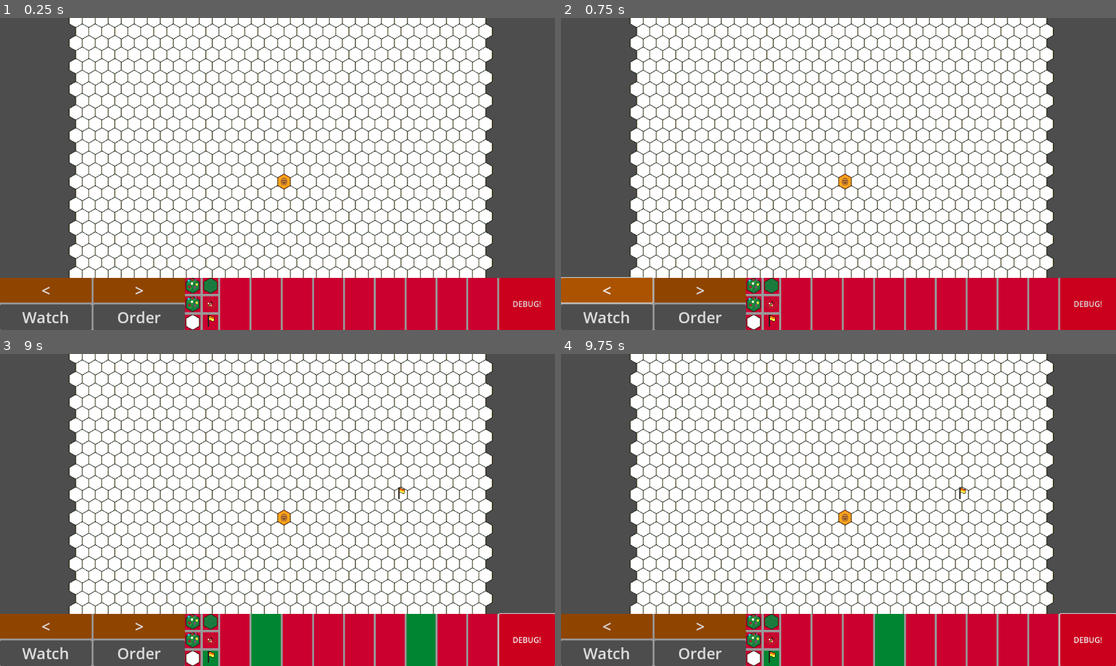
Above: before the commit, frames 1-4 (two rows, left to right).
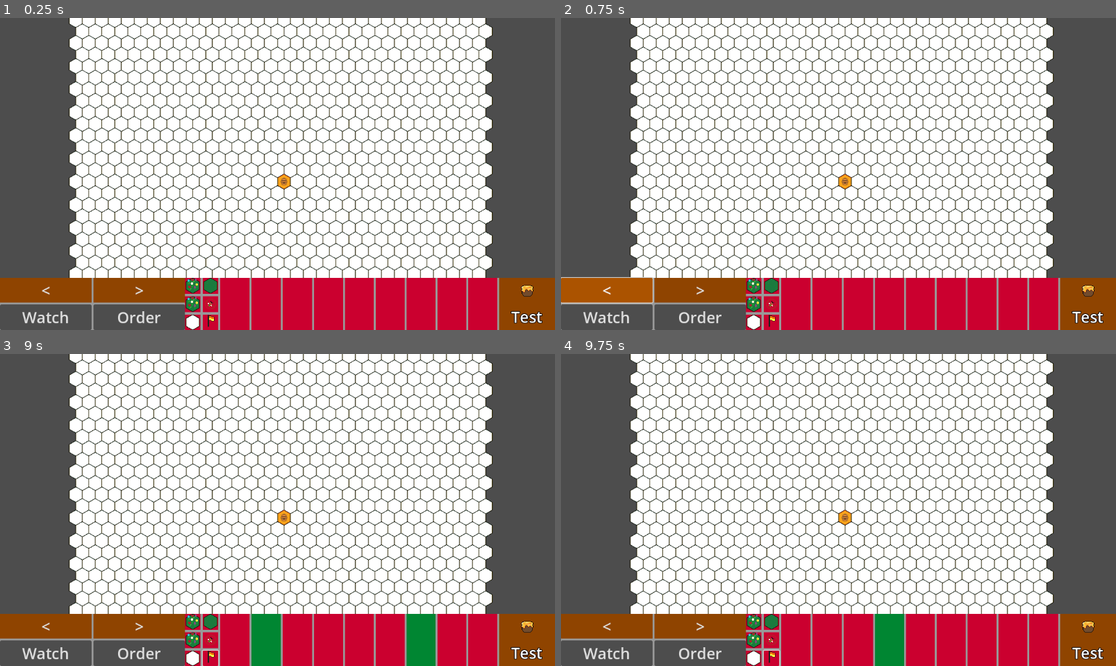
Above: after the commit, the same moments.

Repository: ARCsweden/GameJam2025Fall
Game: Godot game, scene res://Scenes/GameNode.tscn
The game is run twice, just before and just after one commit, with the same random seed, the same clock (stepped at 60 frames per second) and the same inputs.
Inputs (mouse positions are in pixels of both pictures, inside the frame that each line leads up to):
- Up to frame 1 (0.25 s): no input
- Up to frame 2 (0.75 s): click "<" at 0.5 s
- Up to frame 3 (9 s): click ">" at 1.25 s; click "Watch" at 2 s; click "Order" at 2.75 s; click (194, 622) at 3.5 s; click (210, 622) at 4.25 s; click (194, 641) at 5 s; click (210, 641) at 5.75 s; click (194, 659) at 6.5 s; click (210, 659) at 7.25 s; click (527, 641) at 8 s, where only the run before the commit has a clickable "DEBUG!"; tap Enter at 8.75 s; move the mouse to (399, 494) at 8.77 s; hold Right (right) from 8.78 s (still down); hold F (antenna) from 8.78 s (still down); click (399, 494) at 8.92 s
- Up to frame 4 (9.75 s): tap Space (flap) at 9.02, 9.32 s; move the mouse to (727, 525) at 9.52 s; release Right (right) at 9.53 s; release F (antenna) at 9.53 s; hold Down (down) from 9.53 s (still down); tap R (comb) at 9.6 s

The runs differ from the first frame. In frame 1, 1.7% of the frame differs, in the area x 89-100%, y 83-100%; in frame 2, 1.7%; in frame 3, 1.9%, in the area x 36-100%, y 42-100%; in frame 4, 1.9%.

Commit message:
Add honey

Diff:
--- a/dancing-queen/Scenes/user_interface.tscn
+++ b/dancing-queen/Scenes/user_interface.tscn
@@ -9,6 +9,7 @@
 [ext_resource type="Texture2D" uid="uid://d32jnsvpajsuy" path="res://Assets/Art/png/unexplored_tile.png" id="3_uf5wx"]
 [ext_resource type="Texture2D" uid="uid://26h73byjc5s" path="res://Assets/Art/png/grass_tile.png" id="5_1648f"]
 [ext_resource type="Texture2D" uid="uid://3y7p3nuo7wix" path="res://Assets/Art/png/flag_tile.png" id="7_xap2s"]
+[ext_resource type="Texture2D" uid="uid://c6h2tc1207wda" path="res://Assets/Art/png/honey.png" id="10_m3woj"]
 
 [sub_resource type="StyleBoxFlat" id="StyleBoxFlat_m3woj"]
 
@@ -25,6 +26,9 @@
 
 [sub_resource type="StyleBoxFlat" id="StyleBoxFlat_7jfck"]
 bg_color = Color(1.6364455e-06, 0.6430421, 0.24692357, 1)
+
+[sub_resource type="StyleBoxFlat" id="StyleBoxFlat_iuuak"]
+bg_color = Color(0.56078434, 0.26666668, 0, 1)
 
 [sub_resource type="StyleBoxFlat" id="StyleBoxFlat_1648f"]
 bg_color = Color(0.7944067, 0, 0.11294835, 1)
@@ -300,7 +304,37 @@
 size_flags_vertical = 3
 color = Color(0.79607844, 0, 0.18431373, 1)
 
+[node name="HoneyDisplay" type="Panel" parent="HBox/RightScreen/Panel/Buttons"]
+layout_mode = 2
+size_flags_horizontal = 3
+theme_override_styles/panel = SubResource("StyleBoxFlat_iuuak")
+
+[node name="HoneySeperator" type="VBoxContainer" parent="HBox/RightScreen/Panel/Buttons/HoneyDisplay"]
+layout_mode = 1
+anchors_preset = 15
+anchor_right = 1.0
+anchor_bottom = 1.0
+grow_horizontal = 2
+grow_vertical = 2
+theme_override_constants/separation = 0
+
+[node name="HoneyIcon" type="TextureRect" parent="HBox/RightScreen/Panel/Buttons/HoneyDisplay/HoneySeperator"]
+layout_mode = 2
+size_flags_vertical = 3
+texture = ExtResource("10_m3woj")
+stretch_mode = 3
+
+[node name="HoneyValue" type="Label" parent="HBox/RightScreen/Panel/Buttons/HoneyDisplay/HoneySeperator"]
+layout_mode = 2
+size_flags_vertical = 3
+theme_override_constants/outline_size = 5
+theme_override_font_sizes/font_size = 32
+text = "Test"
+horizontal_alignment = 1
+vertical_alignment = 1
+
 [node name="Debug" type="Button" parent="HBox/RightScreen/Panel/Buttons"]
+visible = false
 layout_mode = 2
 size_flags_horizontal = 3
 size_flags_vertical = 3
Binary file added: dancing-queen/Assets/Art/aesprite/honey.aseprite
Binary file added: dancing-queen/Assets/Art/png/honey.png
Not shown, added: dancing-queen/Assets/Art/png/honey.png.import
Not shown: 1 places in dancing-queen/Scenes/user_interface.tscn that only renumber resources
